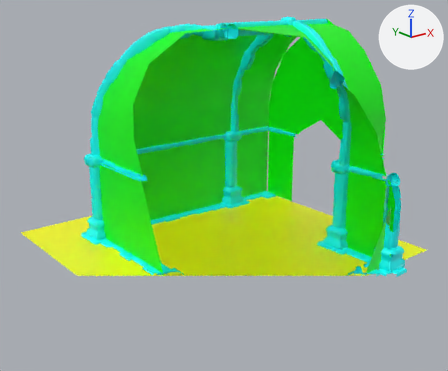
Before and after pictures for a commit that changed the FBX model RogueLike/Assets/Environment/Rooms/Hallways/Hallway_Corner_3.fbx.
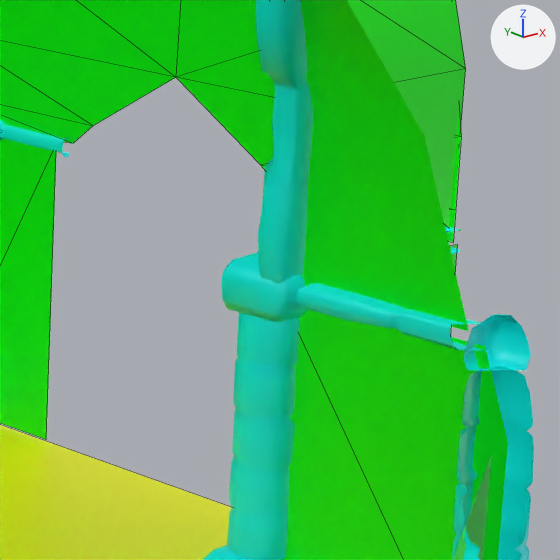
There are two pictures of each version: one whole from a 50 mm camera at (-14.71, -18.85, 9.88) aimed at (-0.27, -0.81, 2.66), one close up on the part from 63% to 91% of the width and 28% to 61% of the height. The lights are fixed; the arrows at upper right show +X, +Y and +Z. The close-ups show mesh edges as thin lines. Everything nearer to the camera than a plane just in front of the edit is cut away. Where no turn or scale is listed for an object, it has been applied to the vertices.

Names of what the first close-up shows: 'Room_Corner_3:Corner2Frame', 'Room_Corner_3:Corner2Walls', 'Room_Corner_3:FloorCorner2'.
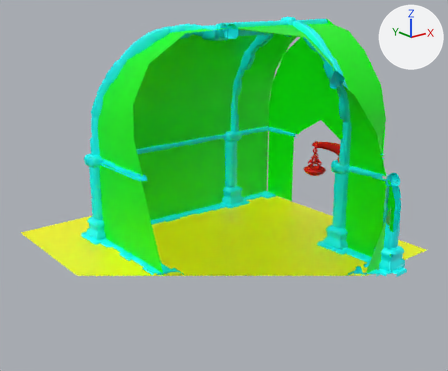
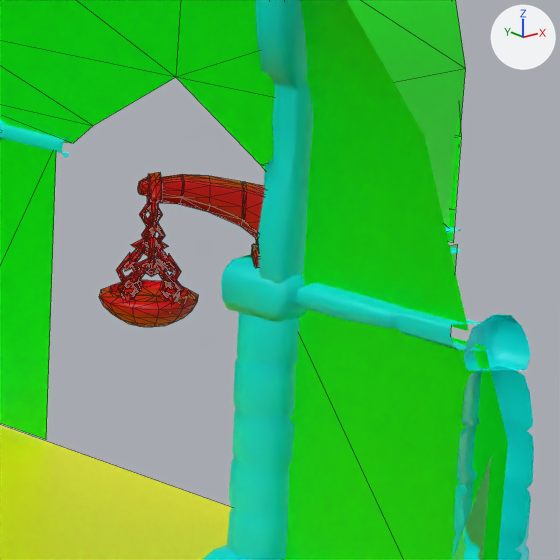
Location of each change, (x1, y1, x2, y2) in pixels of the close-ups (560 x 560 px):
'polySurface331', added (red): after (99, 172, 265, 327)

The change in detail:
Material 'lambert72' (mat_lambert72) is new.
Its base color is (1.0, 0.0, 0.0) (red #ff0000).
Mesh me_mesh_003 is new.
It has 611 vertices, 1136 faces and spans x 2.33..3.89, y -3.82..-2.26, z 2.95..4.3.
It uses material mat_lambert72 (red #ff0000).
Object 'polySurface331' (ob_polysurface331) is new; it shows me_mesh_003.
Its location is (0.0, 0.0, 0.0).
